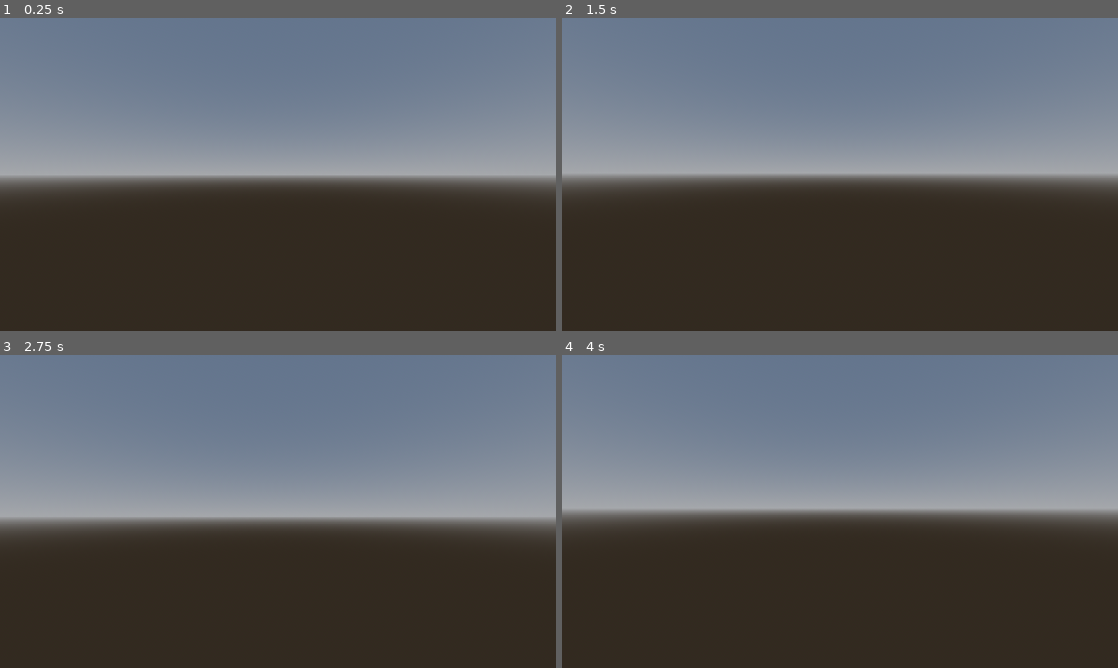
Above: before the commit, frames 1-4 (two rows, left to right).
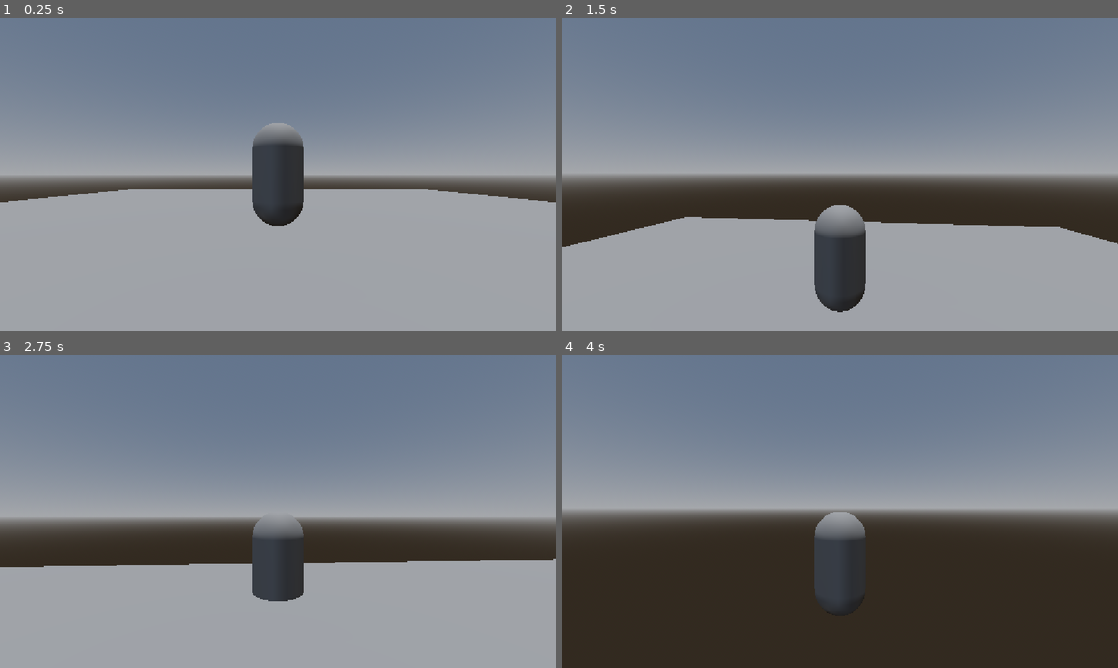
Above: after the commit, the same moments.

Repository: vi-kawaii/shark
Game: Godot game, scene res://scenes/main.tscn
Same seed, same stepped clock (60 frames per second), same inputs: the game is played once before the commit and once after it.
Inputs (mouse positions are in pixels of both pictures, inside the frame that each line leads up to):
- Up to frame 1 (0.25 s): no input
- Up to frame 2 (1.5 s): tap Enter at 0.5 s; move the mouse to (867, 174) at 0.52 s; hold Ctrl (crouch) 0.53-1.28 s; hold W (move_forward) from 0.53 s (still down); tap Space (jump) at 0.77 s; move the mouse to (812, 174) at 1.27 s; tap Shift (sprint) at 1.35 s
- Up to frame 3 (2.75 s): keep holding W (move_forward); tap Space (jump) at 1.52 s; move the mouse to (289, 505) at 2.02 s; hold Ctrl (crouch) from 2.03 s (still down)
- Up to frame 4 (4 s): keep holding W (move_forward); move the mouse to (834, 517) at 2.77 s; release Ctrl (crouch) at 2.78 s; tap Shift (sprint) at 2.85 s; tap Space (jump) at 3.02, 3.5, 3.77 s; move the mouse to (878, 514) at 3.52 s; hold Ctrl (crouch) from 3.53 s (still down)

The runs differ from the first frame. In frame 1, 45% of the frame differs, in the area x 0-100%, y 33-100%; in frame 2, 33%; in frame 3, 34%; in frame 4, 1.8%.

Commit message:
fix player camera rotate and zoom

Diff:
--- a/animeow/player/camera/main.gd
+++ b/animeow/player/camera/main.gd
@@ -7,6 +7,7 @@
 @export var zoom_step := 0.5
 @export var zoom_min := 1.5
 @export var zoom_max := 6.0
+@export var zoom_smoothness := 10.0
 
 @onready var spring_arm: SpringArm3D = $SpringArm3D
 @onready var camera: Camera3D = $SpringArm3D/Camera3D
@@ -18,11 +19,20 @@
 var _yaw_velocity := 0.0
 var _pitch_velocity := 0.0
 
+var _target_zoom := 3.0
+var _current_zoom := 3.0
+
 func _ready() -> void:
 	_target_yaw = rotation.y
 	_current_yaw = _target_yaw
-	_target_pitch = camera.rotation.x
+	_target_pitch = spring_arm.rotation.x
 	_current_pitch = _target_pitch
+
+	camera.rotation = Vector3.ZERO
+	camera.position = Vector3.ZERO
+
+	_target_zoom = clampf(spring_arm.spring_length, zoom_min, zoom_max)
+	_current_zoom = _target_zoom
 
 func _unhandled_input(event: InputEvent) -> void:
 	if event is InputEventMouseMotion and Input.mouse_mode == Input.MOUSE_MODE_CAPTURED:
@@ -34,9 +44,9 @@
 
 	if event is InputEventMouseButton and event.pressed:
 		if event.button_index == MOUSE_BUTTON_WHEEL_UP:
-			spring_arm.spring_length = maxf(spring_arm.spring_length - zoom_step, zoom_min)
+			_target_zoom = maxf(_target_zoom - zoom_step, zoom_min)
 		elif event.button_index == MOUSE_BUTTON_WHEEL_DOWN:
-			spring_arm.spring_length = minf(spring_arm.spring_length + zoom_step, zoom_max)
+			_target_zoom = minf(_target_zoom + zoom_step, zoom_max)
 
 func _physics_process(delta: float) -> void:
 	_yaw_velocity = lerpf(_yaw_velocity, 0.0, delta * camera_smoothness)
@@ -47,9 +57,11 @@
 
 	_current_yaw = lerp_angle(_current_yaw, _target_yaw, delta * 20.0)
 	_current_pitch = lerpf(_current_pitch, _target_pitch, delta * 20.0)
+	_current_zoom = lerpf(_current_zoom, _target_zoom, delta * zoom_smoothness)
 
 	rotation.y = _current_yaw
-	camera.rotation.x = _current_pitch
+	spring_arm.rotation.x = _current_pitch
+	spring_arm.spring_length = _current_zoom
 
 func get_yaw_basis() -> Basis:
 	return Basis(Vector3.UP, rotation.y)
--- a/animeow/player/main.tscn
+++ b/animeow/player/main.tscn
@@ -4,6 +4,8 @@
 [ext_resource type="Script" uid="uid://chfehryvjbk5w" path="res://player/camera/main.gd" id="2_hf4mc"]
 
 [sub_resource type="CapsuleShape3D" id="CapsuleShape3D_r74gf"]
+
+[sub_resource type="CapsuleMesh" id="CapsuleMesh_xrvpi"]
 
 [sub_resource type="SphereShape3D" id="SphereShape3D_37jte"]
 radius = 0.2
@@ -16,6 +18,9 @@
 
 [node name="Visual" type="Node3D" parent="." unique_id=74795352]
 
+[node name="MeshInstance3D" type="MeshInstance3D" parent="Visual" unique_id=974544574]
+mesh = SubResource("CapsuleMesh_xrvpi")
+
 [node name="CameraPivot" type="Node3D" parent="." unique_id=1101448006]
 script = ExtResource("2_hf4mc")
 
--- a/animeow/scenes/main.gd
+++ b/animeow/scenes/main.gd
@@ -2,11 +2,14 @@
 
 const WORLD_SCENE := preload("res://scenes/world/main.tscn")
 const PLAYER_SCENE := preload("res://player/main.tscn")
+const LEVEL_SCENE := preload("res://scenes/world/level_1/main.tscn")
+
 const _save := preload("res://core/savemanager.gd")
 
 var savefile
 var world
 var player
+var level
 
 func _ready() -> void:
 	print("hi world, its shark 🦈")
@@ -23,6 +26,9 @@
 	world = WORLD_SCENE.instantiate()
 	add_child(world)
 
+	level = LEVEL_SCENE.instantiate()
+	world.add_child(level)
+
 	player = PLAYER_SCENE.instantiate()
 	world.add_child(player)
 
--- a/animeow/scenes/world/level_1/main.tscn
+++ b/animeow/scenes/world/level_1/main.tscn
@@ -3,9 +3,10 @@
 [ext_resource type="Script" uid="uid://t3nqihx684mg" path="res://scenes/world/level_1/main.gd" id="1_xrvpi"]
 
 [sub_resource type="PlaneMesh" id="PlaneMesh_xrvpi"]
+size = Vector2(20, 20)
 
 [sub_resource type="BoxShape3D" id="BoxShape3D_xrvpi"]
-size = Vector3(2, 0, 2)
+size = Vector3(20, 0.5, 20)
 
 [node name="Main" type="Node3D" unique_id=2024932084]
 script = ExtResource("1_xrvpi")
@@ -18,4 +19,5 @@
 [node name="StaticBody3D" type="StaticBody3D" parent="." unique_id=785614863]
 
 [node name="CollisionShape3D" type="CollisionShape3D" parent="StaticBody3D" unique_id=1324739486]
+transform = Transform3D(1, 0, 0, 0, 1, 0, 0, 0, 1, 0, -0.25, 0)
 shape = SubResource("BoxShape3D_xrvpi")
